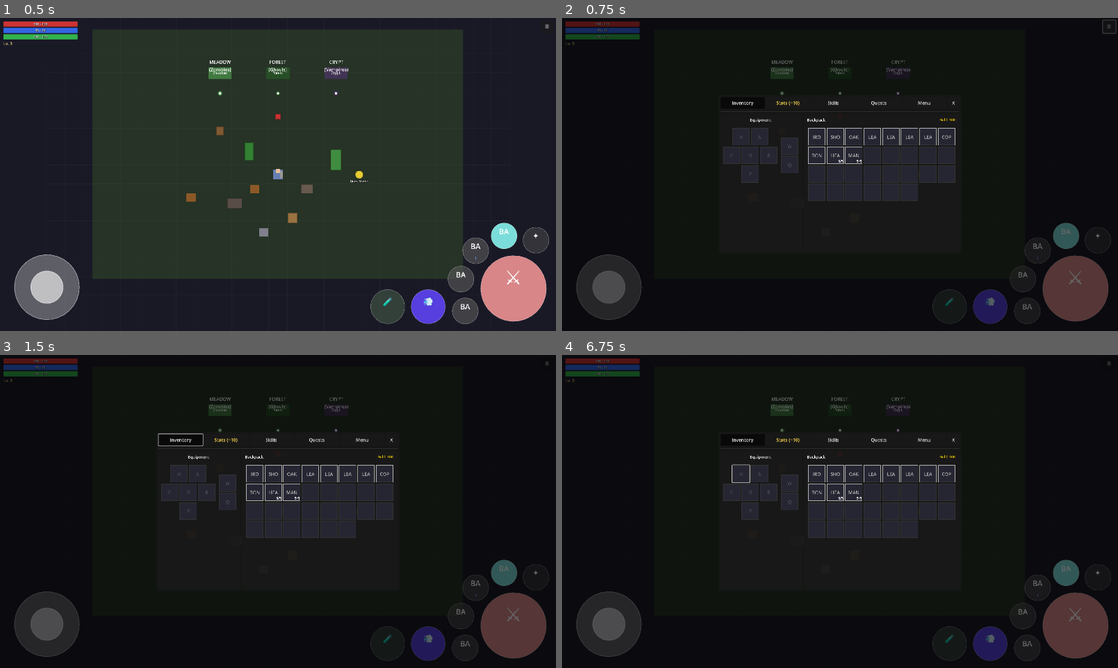
Above: before the commit, frames 1-4 (two rows, left to right).
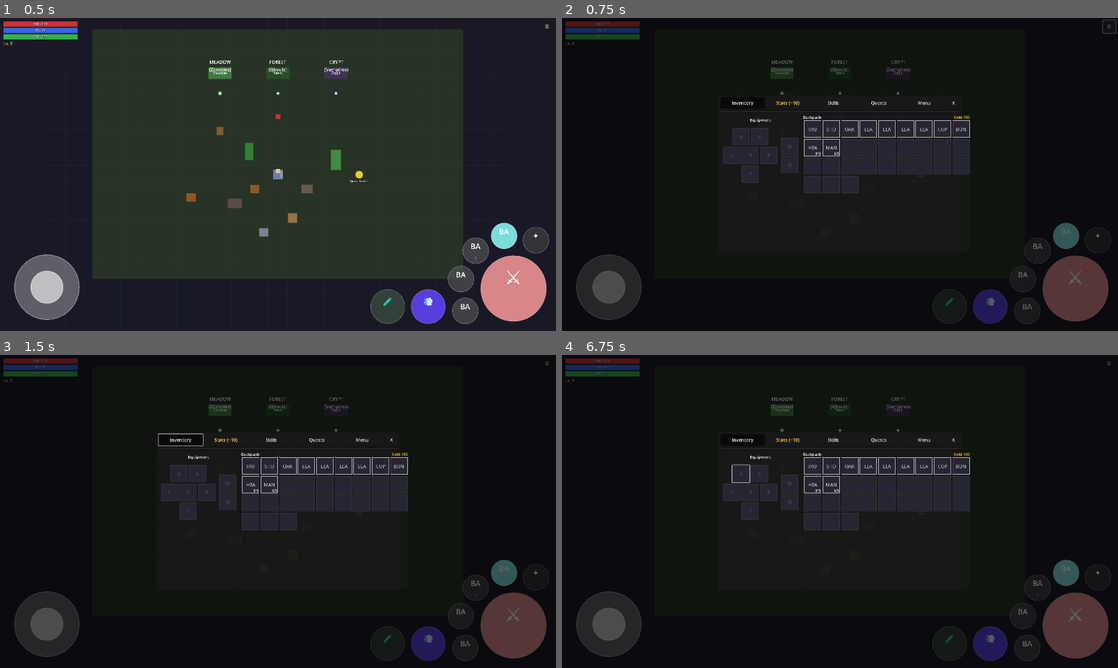
Above: after the commit, the same moments.

Repository: MatousHruska/MobileTestia
Game: Godot game, scene res://scenes/world/test_zone.tscn
Two runs of this game, one before a commit and one after it. Both use one fixed random seed, a clock stepped at 60 frames per second and the inputs below.
Inputs:
- Up to frame 1 (0.5 s): no input
- Up to frame 2 (0.75 s): click "☰" at 0.5 s
- Up to frame 3 (1.5 s): click "Inventory" at 1.25 s
- Up to frame 4 (6.75 s): click "Stats (+10)" at 2 s; click "Skills" at 2.75 s; click "Quests" at 3.5 s; click "Active" at 4.25 s; click "Completed" at 5 s; click "Inventory" at 5.75 s; click "H" at 6.5 s

Frame 1 is identical in both runs. In frame 2, 3.7% of the frame differs, in the area x 43-74%, y 31-59%; in frame 3, 3.7%; in frame 4, 3.7%.

Commit message:
Remove all margins and padding from backpack section
Zeroed out all margin and padding values for the backpack panel
while keeping proportional margins on the equipment section.

Diff:
--- a/scripts/ui/inventory/inventory_panel.gd
+++ b/scripts/ui/inventory/inventory_panel.gd
@@ -38,9 +38,8 @@
 const BACKPACK_MIN_COLUMNS: int = 5
 const BACKPACK_H_SEPARATION: int = 4
 
-## Margin percentages (relative to panel width/height)
+## Margin percentages for equipment (relative to panel width/height)
 const MARGIN_SIDE_PCT := 0.02      # 2% side margins
-const MARGIN_RIGHT_PCT := 0.03    # 3% right margin for backpack
 const MARGIN_TOP_PCT := 0.02      # 2% top margin
 const MARGIN_BOTTOM_PCT := 0.03   # 3% bottom margin
 const HEADER_GAP_PCT := 0.04      # 4% gap after header
@@ -264,21 +263,28 @@
 	var panel_width := panel.size.x
 	var panel_height := panel.size.y
 
-	# Calculate proportional margins (minimum 8px for readability)
-	var side_margin := maxi(8, int(panel_width * MARGIN_SIDE_PCT))
-	var right_margin := maxi(12, int(panel_width * (MARGIN_RIGHT_PCT if is_backpack else MARGIN_SIDE_PCT)))
-	var top_margin := maxi(6, int(panel_height * MARGIN_TOP_PCT))
-	var bottom_margin := maxi(8, int(panel_height * MARGIN_BOTTOM_PCT))
-	var header_gap := maxi(12, int(panel_height * HEADER_GAP_PCT))
-
-	# Apply margins
-	margin_container.add_theme_constant_override("margin_left", side_margin)
-	margin_container.add_theme_constant_override("margin_right", right_margin)
-	margin_container.add_theme_constant_override("margin_top", top_margin)
-	margin_container.add_theme_constant_override("margin_bottom", bottom_margin)
-
-	# Apply header gap
-	vbox.add_theme_constant_override("separation", header_gap)
+	if is_backpack:
+		# No margins/padding on backpack for now
+		margin_container.add_theme_constant_override("margin_left", 0)
+		margin_container.add_theme_constant_override("margin_right", 0)
+		margin_container.add_theme_constant_override("margin_top", 0)
+		margin_container.add_theme_constant_override("margin_bottom", 0)
+		vbox.add_theme_constant_override("separation", 0)
+	else:
+		# Calculate proportional margins for equipment (minimum 8px for readability)
+		var side_margin := maxi(8, int(panel_width * MARGIN_SIDE_PCT))
+		var top_margin := maxi(6, int(panel_height * MARGIN_TOP_PCT))
+		var bottom_margin := maxi(8, int(panel_height * MARGIN_BOTTOM_PCT))
+		var header_gap := maxi(12, int(panel_height * HEADER_GAP_PCT))
+
+		# Apply margins
+		margin_container.add_theme_constant_override("margin_left", side_margin)
+		margin_container.add_theme_constant_override("margin_right", side_margin)
+		margin_container.add_theme_constant_override("margin_top", top_margin)
+		margin_container.add_theme_constant_override("margin_bottom", bottom_margin)
+
+		# Apply header gap
+		vbox.add_theme_constant_override("separation", header_gap)
 
 
 func _build_item_popup() -> void:
